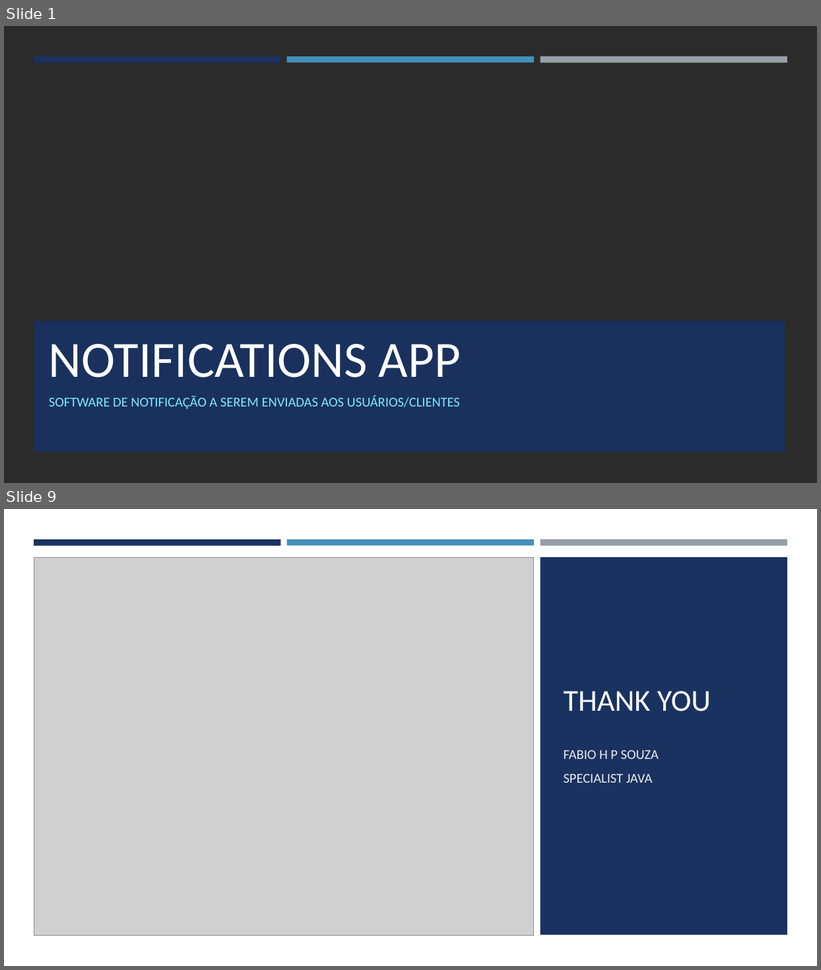
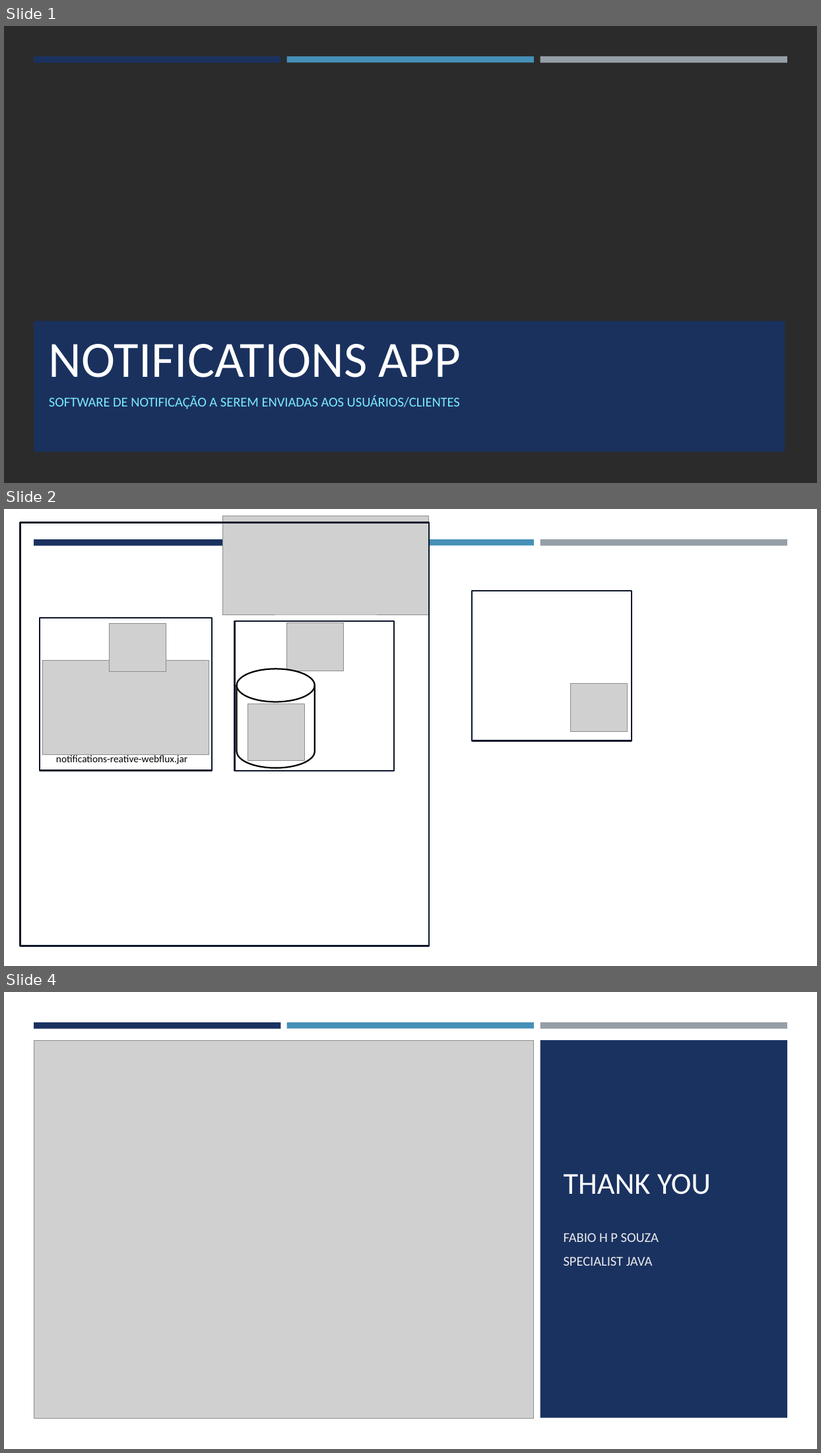
Before and after one commit to fahpsouza/notifications, a slide deck: docs/Notifications App.pptx. Shown one above the other, each under a label of ours: slides 1 and 9 before the commit, slides 1, 2 and 4 after it; the slides between them are not shown. The pictures are 821x970 and 821x1453 pixels, drawn with LibreOffice and Linux fonts; fonts in the diff are those of the drawing; grey boxes stand for pictures; background and template pictures are left out; a plain dark background stands for a picture behind light text. Boxes give left, top, right and bottom in pixels: in the first picture for what was removed or moved away, otherwise in the second. Text is boxed around its words. In the diff, an @@ line names an element or a change of style, - is before the commit and + after.

```diff
--- a/docs/Notifications App.pptx
+++ b/docs/Notifications App.pptx
@@ slide 2 added at box(4, 509, 817, 966), background #FFFFFF @@
@@ rectangle added at box(20, 522, 428, 947), outline #0B162A 1.75 pt @@
@@ picture added at box(223, 516, 429, 615) @@
@@ rectangle added at box(34, 539, 281, 545), fill #1A3260 @@
@@ rectangle added at box(287, 539, 534, 545), fill #4590B8 @@
@@ rectangle added at box(540, 539, 787, 546), fill #969FA7 @@
@@ rectangle added at box(473, 591, 632, 741), outline #0B162A 1.75 pt @@
@@ group added at box(40, 618, 212, 770): 2 pictures, 1 rectangle, 1 text @@
+notifications-reative-webflux.jar
@@ picture added at box(571, 683, 628, 731) @@
@@ group added at box(234, 621, 395, 771): 2 pictures, 1 rectangle, 1 cylinder @@
@@ what was slide 9 is now slide 4 @@
```
Also in this commit, not shown: 1 slide changed, 6 slides removed, 4 other files.
